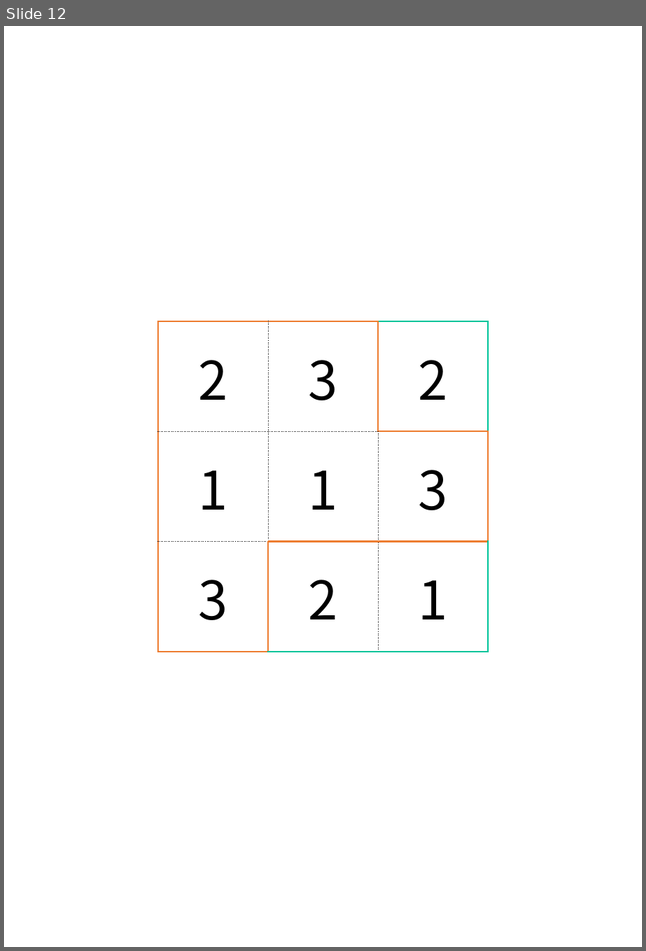
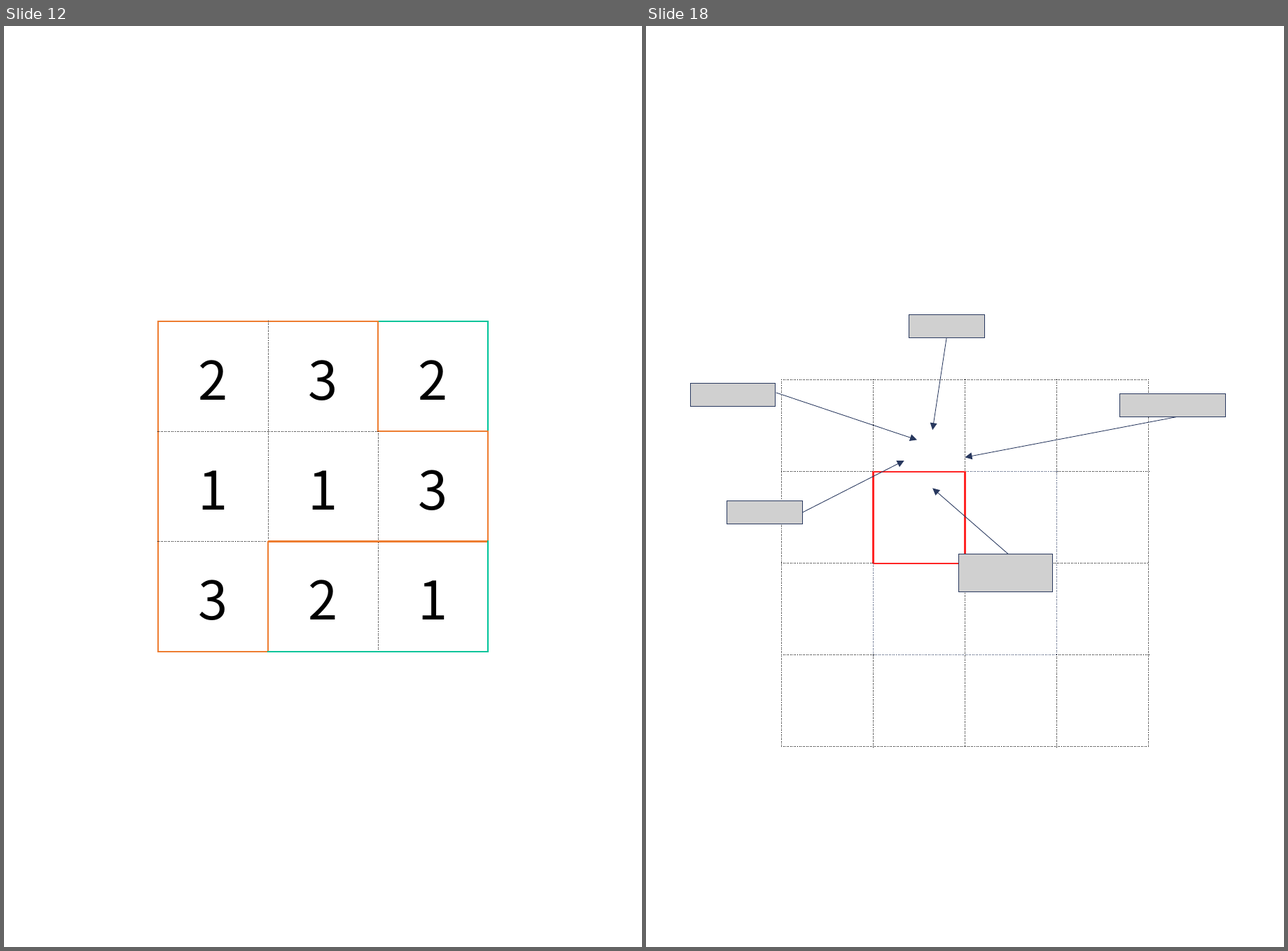
Before and after one commit to itkmaingit/Graduation_Thesis, a slide deck: making/forSVG.pptx. Shown side by side, each under a label of ours: slide 12 before the commit, slides 12 and 18 after it; the slides between them are not shown. The pictures are 646x951 and 1288x951 pixels, drawn with LibreOffice and Linux fonts; fonts in the diff are those of the drawing; grey boxes stand for pictures. Boxes give left, top, right and bottom in pixels: in the first picture for what was removed or moved away, otherwise in the second. Text is boxed around its words. In the diff, an @@ line names an element or a change of style, - is before the commit and + after.

```diff
--- a/making/forSVG.pptx
+++ b/making/forSVG.pptx
@@ slide 18 added at (646, 26, 1284, 947), background #FFFFFF @@
@@ table added at (690, 288, 1241, 839), 6 rows, 6 columns @@
+ |  |  |  |  | 
+ |  |  |  |  | 
+ |  |  |  |  | 
+ |  |  |  |  | 
+ |  |  |  |  | 
+ |  |  |  |  | 
@@ picture added at (908, 315, 984, 338) @@
@@ arrow added from (947, 335) to (932, 430), #28385E 0.5 pt @@
@@ picture added at (690, 383, 776, 406) @@
@@ arrow added from (776, 393) to (917, 440), #28385E 0.5 pt @@
@@ picture added at (1120, 394, 1225, 417) @@
@@ arrow added from (1176, 417) to (965, 457), #28385E 0.5 pt @@
@@ arrow added from (802, 512) to (904, 461), #28385E 0.5 pt @@
@@ picture added at (726, 501, 802, 524) @@
@@ arrow added from (1008, 554) to (932, 489), #28385E 0.5 pt @@
@@ picture added at (958, 554, 1051, 592) @@
```
Also in this commit, not shown: 10 slides changed, 11 other slides added, 4 slides removed.
